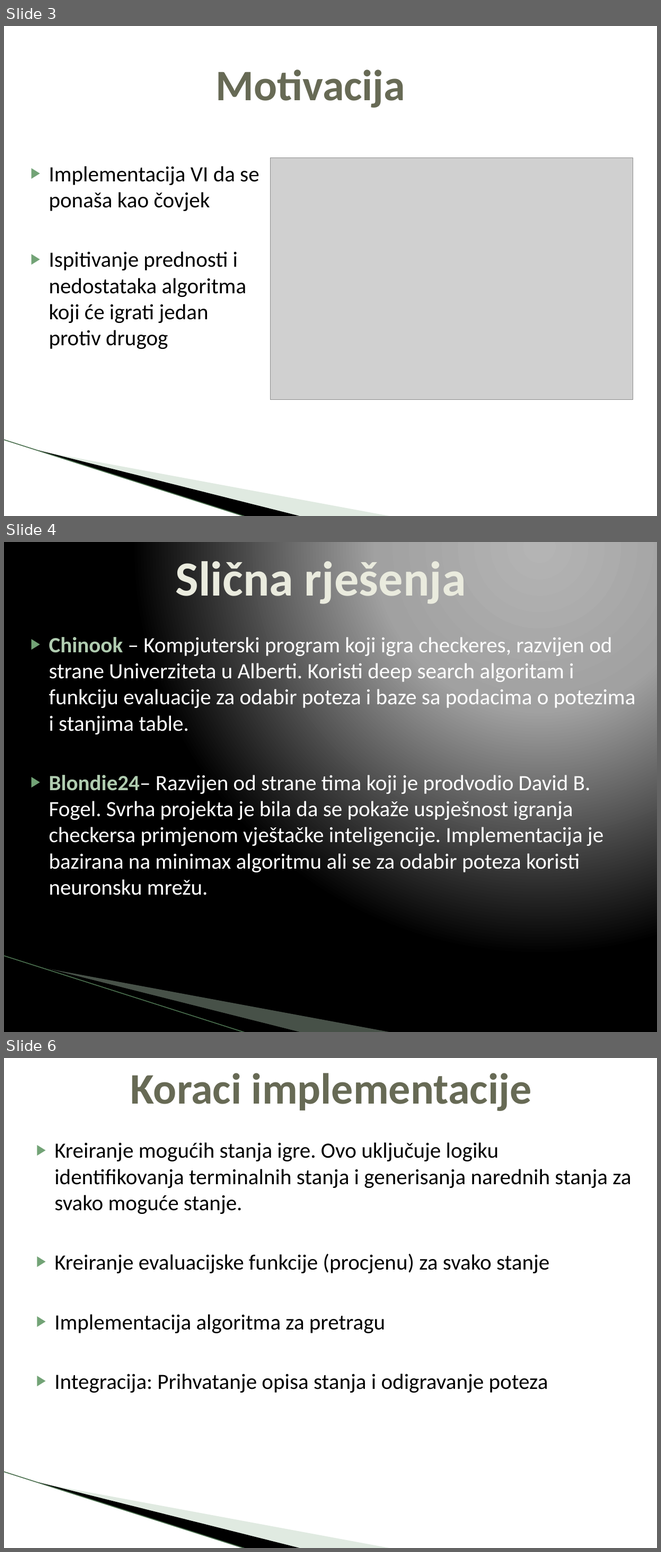
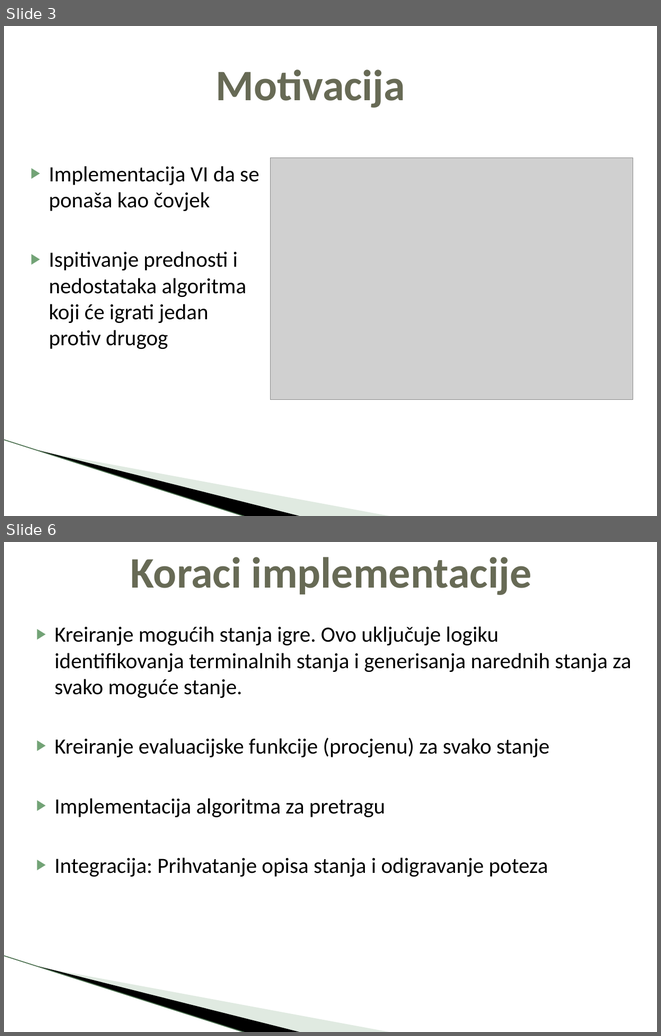
Before and after one commit to boimw/checkers, a slide deck: Projekat-Checkers.pptx. Shown one above the other, each under a label of ours: slides 3, 4 and 6 before the commit, slides 3 and 6 after it; the slides between them are not shown. The pictures are 661x1552 and 661x1036 pixels, drawn with LibreOffice and Linux fonts; fonts in the diff are those of the drawing; grey boxes stand for pictures; background and template pictures are left out. Boxes give left, top, right and bottom in pixels: in the first picture for what was removed or moved away, otherwise in the second. Text is boxed around its words. In the diff, an @@ line names an element or a change of style, - is before the commit and + after.

```diff
--- a/Projekat-Checkers.pptx
+++ b/Projekat-Checkers.pptx
@@ slide 4 removed at (x1=4, y1=542, x2=657, y2=1032), background gradient #B4B4B4 to #A2A2A2 to #000000; not listed: 3 template elements that a slide beside it also shows @@
@@ title removed at (x1=176, y1=555, x2=466, y2=608) @@
-Slična rješenja
@@ text removed at (x1=49, y1=634, x2=636, y2=895) @@
-▶ Chinook – Kompjuterski program koji igra checkeres, razvijen od strane Univerziteta u Alberti. Koristi deep search algoritam i funkciju evaluacije za odabir poteza i baze sa podacima o potezima i stanjima table.
-▶ Blondie24– Razvijen od strane tima koji je prodvodio David B. Fogel. Svrha projekta je bila da se pokaže uspješnost igranja checkersa primjenom vještačke inteligencije. Implementacija je bazirana na minimax algoritmu ali se za odabir poteza koristi neuronsku mrežu.
```
Also in this commit, not shown: 3 slides changed, 5 slides added, 2 other slides removed, 52 other files.
